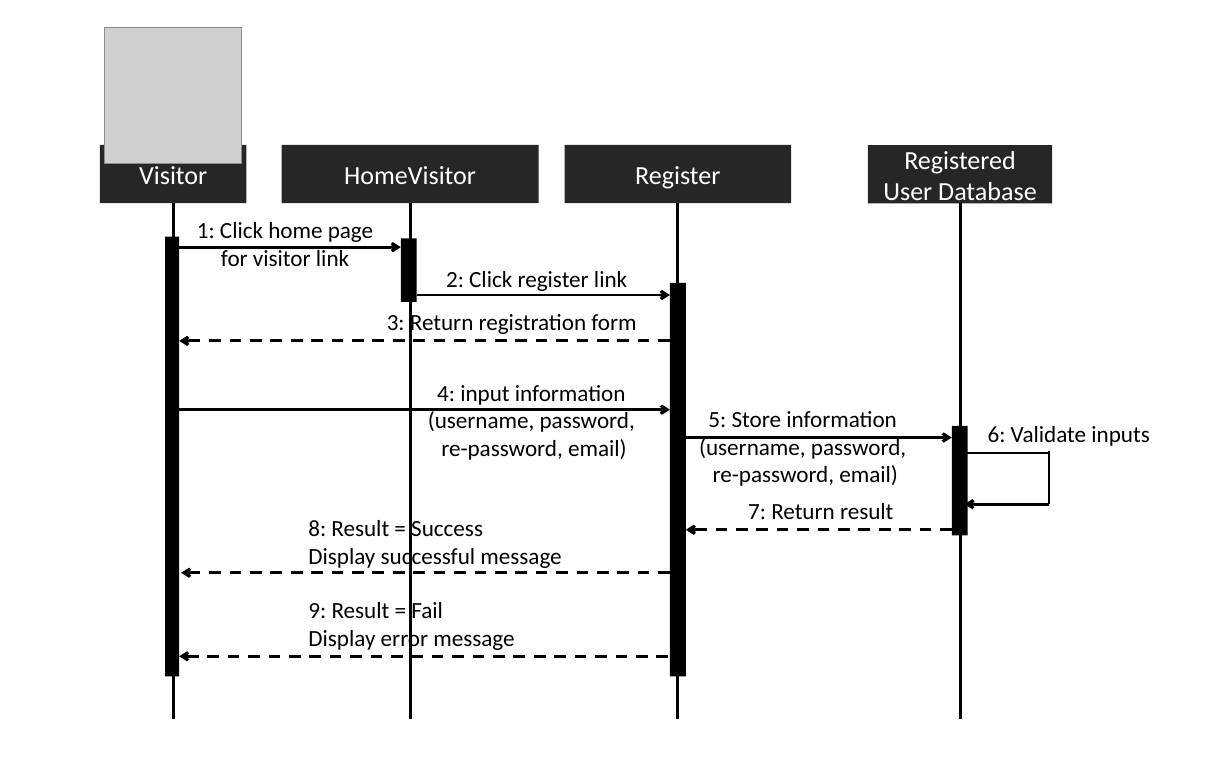
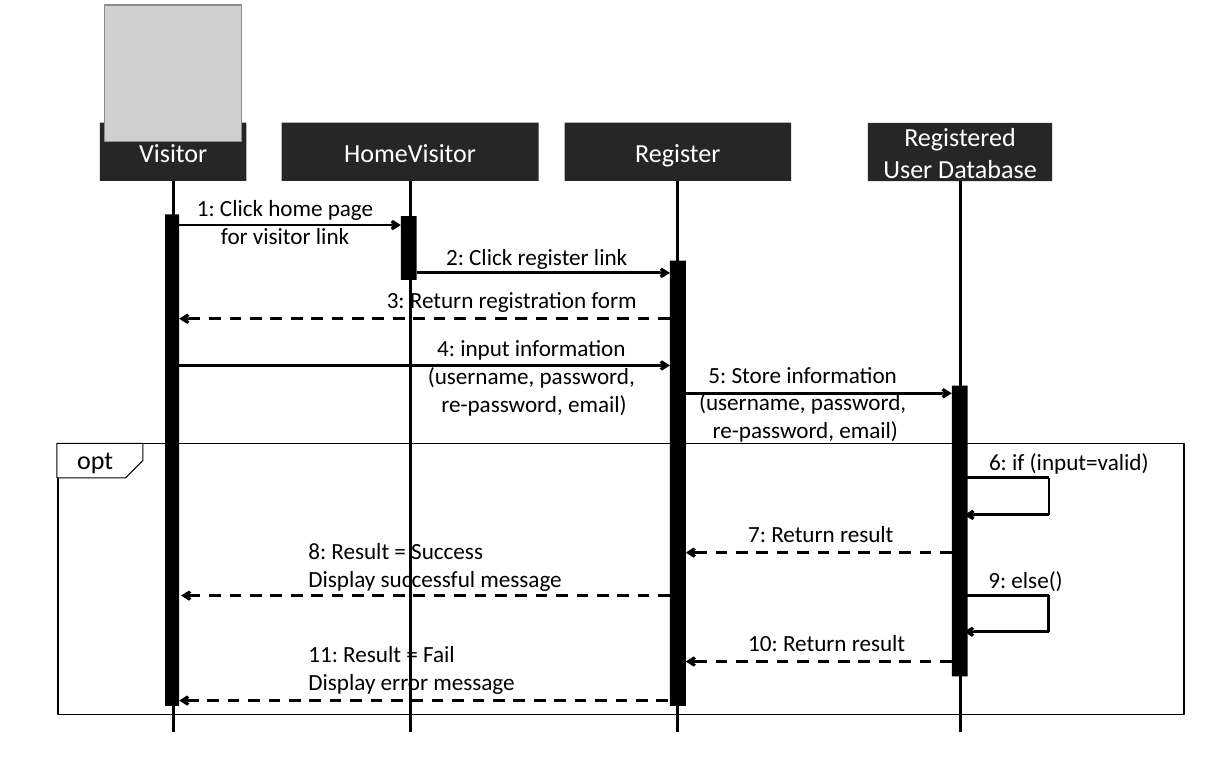
Before and after one commit to asciidaitoon/HanDIYcraft, a slide deck: slide 1 of Design/SQ web.pptx. Drawn at 1232x782 pixels with LibreOffice and Linux fonts; fonts in the diff are those of the drawing; grey boxes stand for pictures. Boxes give left, top, right and bottom in pixels: in the first picture for what was removed or moved away, otherwise in the second. Text is boxed around its words. In the diff, an @@ line names an element or a change of style, - is before the commit and + after.

```diff
--- a/Design/SQ web.pptx
+++ b/Design/SQ web.pptx
@@ line moved from (173, 203) - (173, 719) to (173, 182) - (173, 732) @@
@@ line moved from (410, 203) - (410, 719) to (410, 182) - (410, 732) @@
@@ line moved from (678, 203) - (678, 719) to (678, 182) - (678, 732) @@
@@ line moved from (960, 203) - (960, 719) to (960, 182) - (960, 732) @@
@@ rectangle: place and size @@
-rectangle at box(165, 237, 178, 677)
+rectangle at box(165, 215, 178, 706)
@@ 2 texts, 1 rectangle: place and size @@
-2 texts, 1 rectangle at box(387, 239, 636, 336)
+2 texts, 1 rectangle at box(387, 216, 636, 314)
@@ rectangle: place and size @@
-rectangle at box(670, 283, 685, 676)
+rectangle at box(670, 261, 685, 706)
@@ 4 rectangles, 3 arrows, 1 picture, 1 text: place and size @@
-4 rectangles, 3 arrows, 1 picture, 1 text at box(100, 27, 1053, 341)
+4 rectangles, 3 arrows, 1 picture, 1 text at box(100, 5, 1053, 319)
@@ rectangle: place and size @@
-rectangle at box(951, 427, 967, 536)
+rectangle at box(951, 386, 967, 677)
@@ 2 texts, 2 arrows: place and size @@
-2 texts, 2 arrows at box(165, 385, 951, 486)
+2 texts, 2 arrows at box(165, 340, 951, 444)
@@ snip rect added at box(57, 444, 142, 478), fill #FFFFFF, outline #000000 0.75 pt @@
@@ rectangle added at box(58, 443, 1184, 715), outline #000000 1 pt @@
@@ text added at box(77, 452, 113, 474), 18 pt, text #000000 @@
+opt
@@ 2 texts, 2 arrows, 1 line: place and size @@
-2 texts, 2 arrows, 1 line at box(182, 453, 1049, 573)
+2 texts, 2 arrows, 1 line at box(182, 478, 1049, 596)
@@ text at box(989, 453, 1149, 474): text changed @@
-6: Validate inputs
+6: if (input=valid)
@@ line moved from (1049, 505) - (1049, 451) to (1049, 515) - (1049, 478) @@
@@ arrow moved from (1049, 505) - (965, 505) to (1049, 515) - (965, 515) @@
@@ line added from (1048, 596) to (964, 596), #000000 2 pt @@
@@ text added at box(988, 571, 1062, 595), 16 pt, text #000000 @@
+9: else()
@@ line added from (1048, 632) to (1048, 596), #000000 2 pt @@
@@ text "11: Result = Fail": place and size @@
-text "11: Result = Fail" at box(308, 598, 514, 652)
+text "11: Result = Fail" at box(308, 646, 514, 696)
@@ text at box(308, 646, 455, 662): text changed @@
-9: Result = Fail
+11: Result = Fail
@@ text added at box(748, 635, 905, 651), 16 pt, text #000000 @@
+10: Return result
@@ arrow added from (1048, 632) to (964, 632), #000000 2 pt @@
@@ arrow added from (951, 661) to (685, 661), #000000 2 pt dashed @@
@@ arrow moved from (668, 656) - (179, 656) to (668, 701) - (179, 701) @@
```
Also in this commit, not shown: 2 other slides changed, 30 other files.
